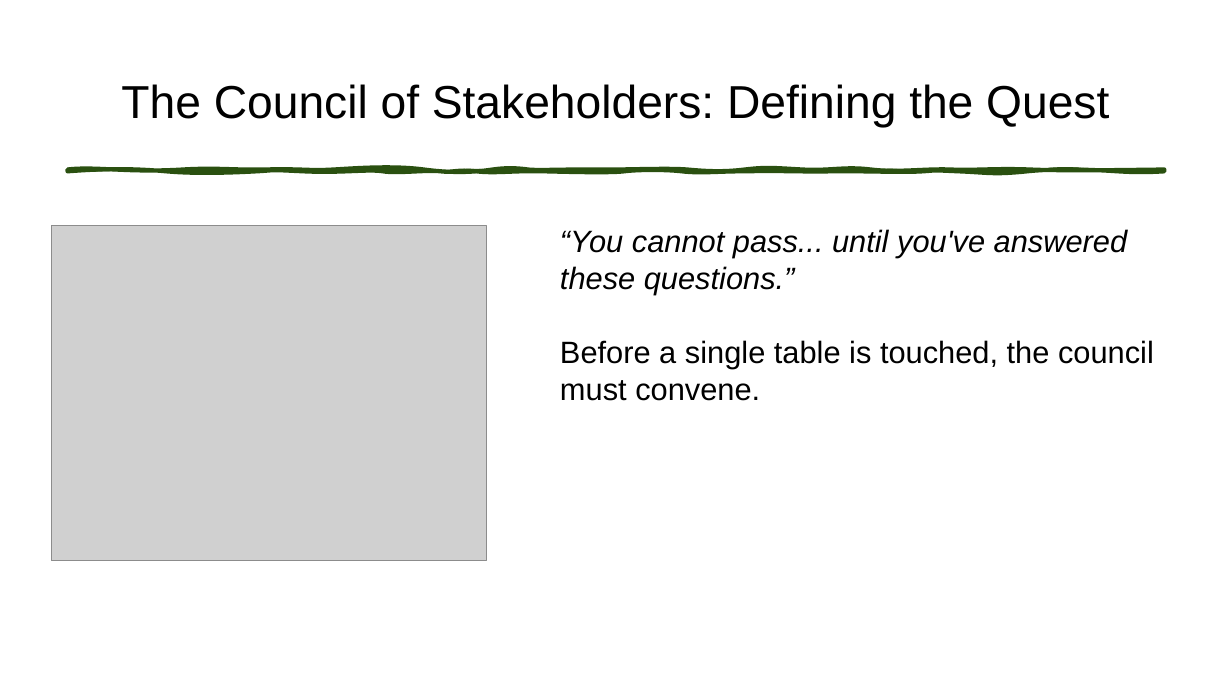
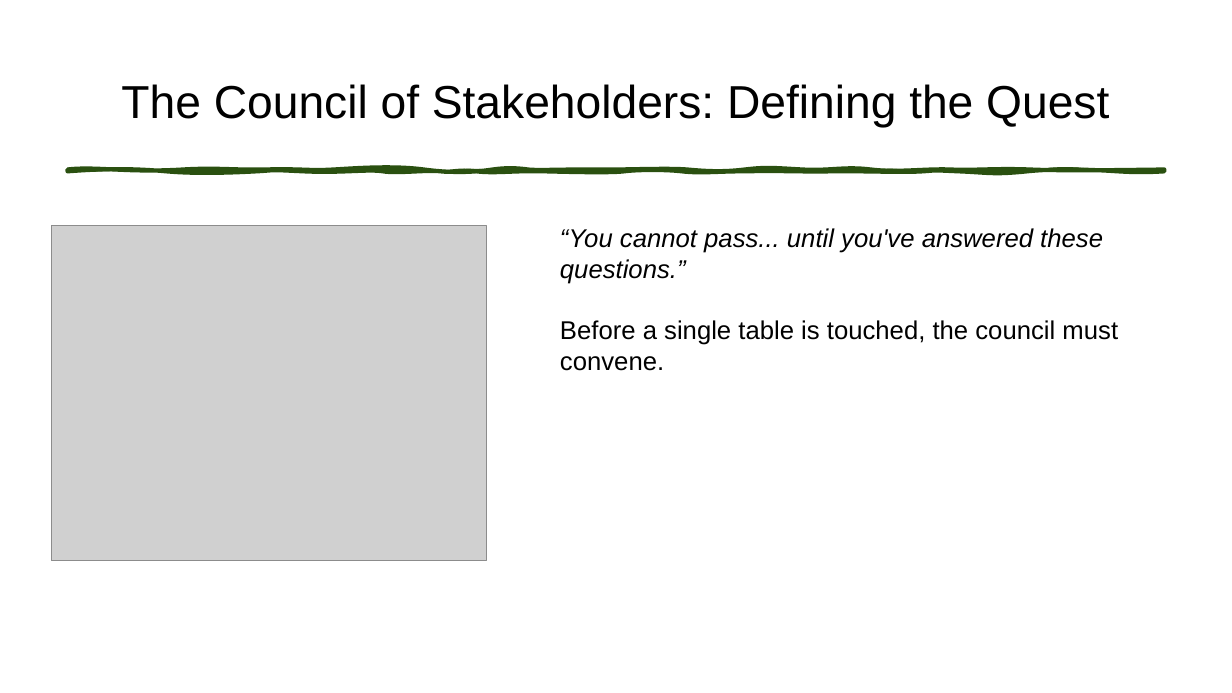
Before and after one commit to Anytsirk12/DataOnWheels, a slide deck: slide 10 of Presentations/Fellowship of the Star Schema/The Fellowship of the Star Schema Transforming OLTP Data for Power BI.pptx. Drawn at 1232x693 pixels with LibreOffice and Linux fonts; fonts in the diff are those of the drawing; grey boxes stand for pictures. Boxes give left, top, right and bottom in pixels: in the first picture for what was removed or moved away, otherwise in the second. Text is boxed around its words. In the diff, an @@ line names an element or a change of style, - is before the commit and + after.

```diff
--- a/Presentations/Fellowship of the Star Schema/The Fellowship of the Star Schema Transforming OLTP Data for Power BI.pptx
+++ b/Presentations/Fellowship of the Star Schema/The Fellowship of the Star Schema Transforming OLTP Data for Power BI.pptx
@@ text "“You cannot pass... until you've ..." at <box>560,228,1118,371</box>: size 24 to 20 pt @@
```
Also in this commit, not shown: 9 other slides changed, 4 other files.
